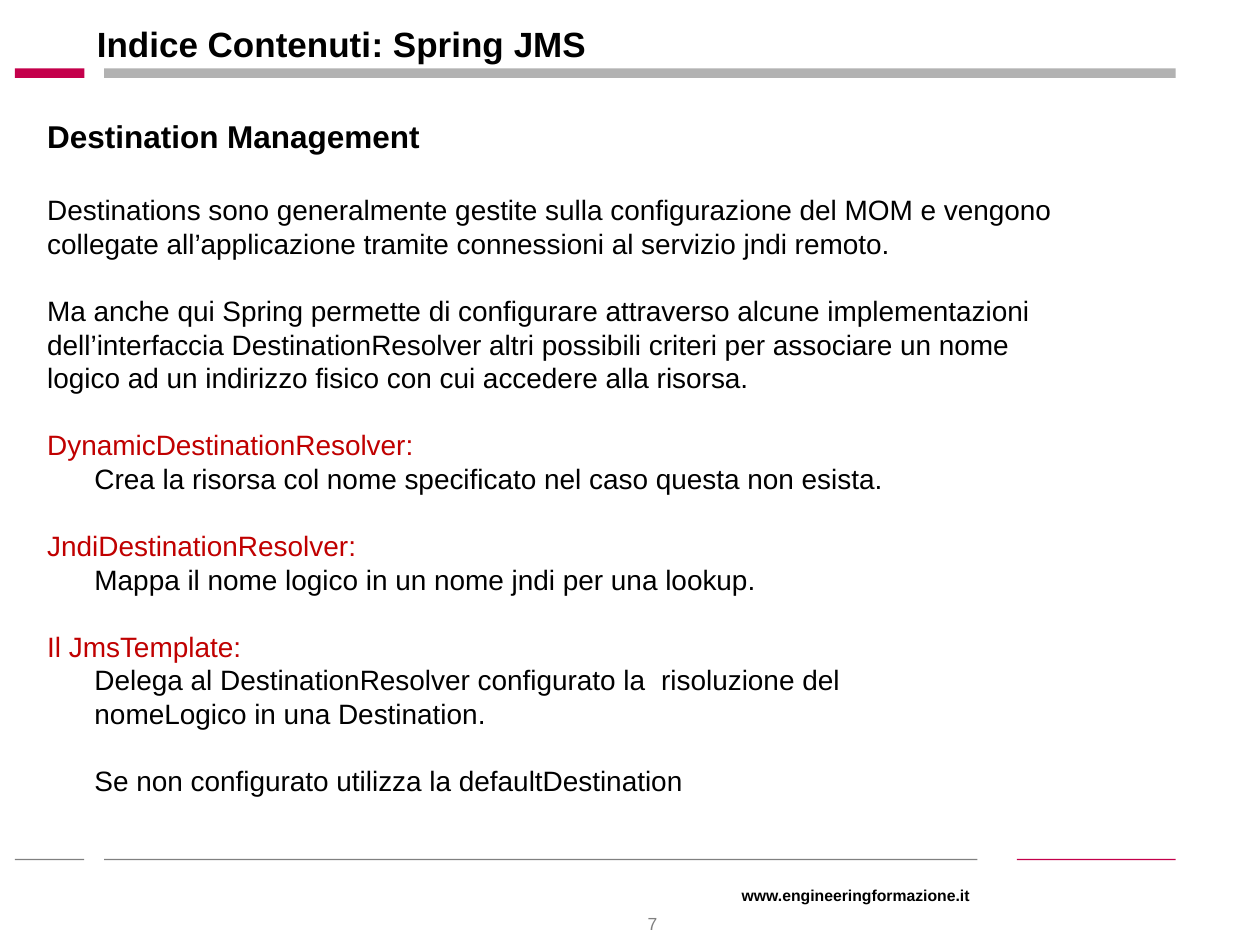
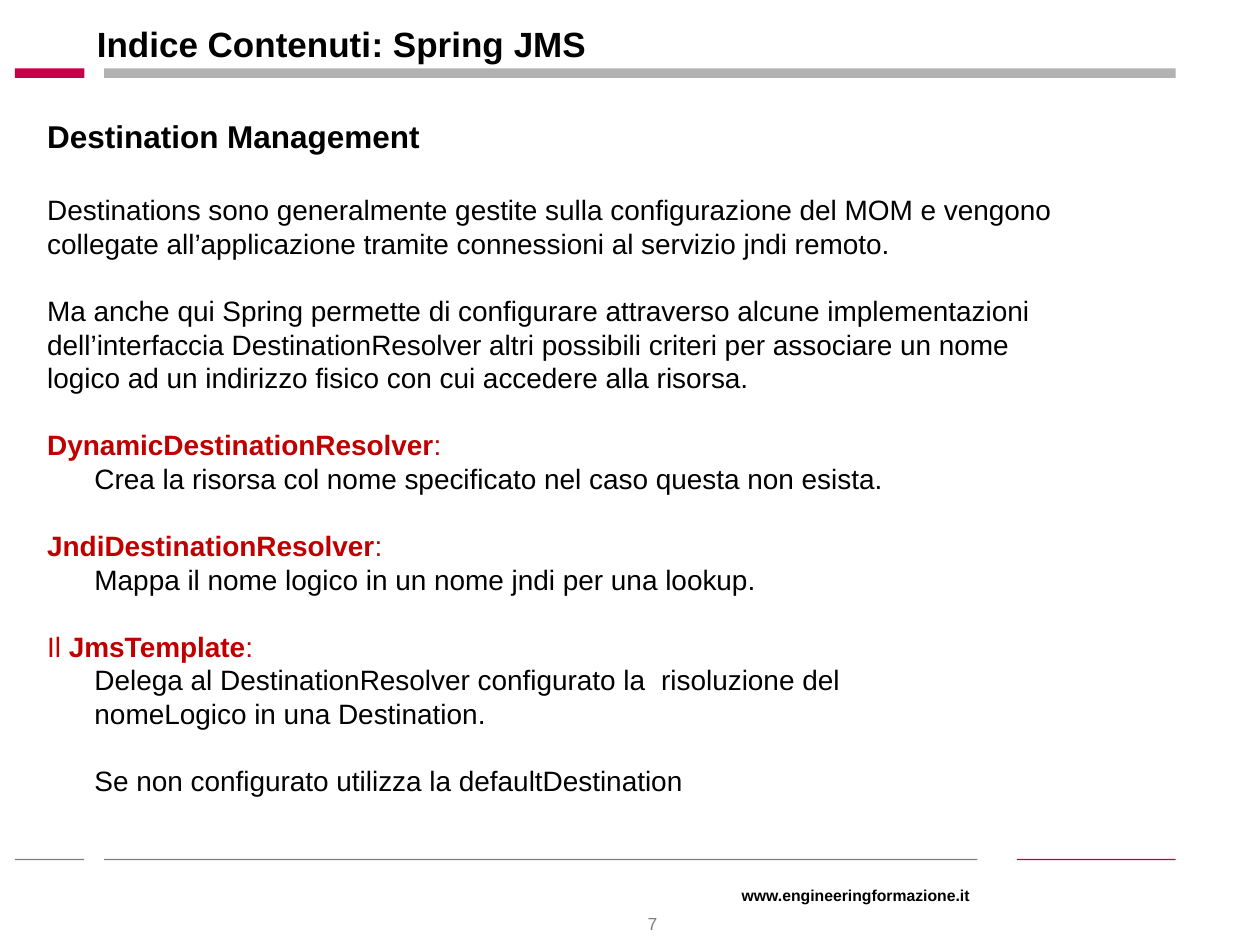
Before and after one commit to stefanofiorenza/SpringJ2EE, a slide deck: slide 7 of Docs/SJMS/Slides/SpringJMS.ppt. Drawn at 1260x945 pixels with LibreOffice and Linux fonts; fonts in the diff are those of the drawing; background and template pictures are left out. Boxes give left, top, right and bottom in pixels: in the first picture for what was removed or moved away, otherwise in the second. Text is boxed around its words. In the diff, an @@ line names an element or a change of style, - is before the commit and + after.

```diff
--- a/Docs/SJMS/Slides/SpringJMS.ppt
+++ b/Docs/SJMS/Slides/SpringJMS.ppt
@@ text at [47, 434, 441, 662]: bold on in "DynamicDestinationResolver:", "JndiDestinationResolver:", "JmsTemplate:" @@
```
Also in this commit, not shown: 4 other slides changed, 4 other files.
